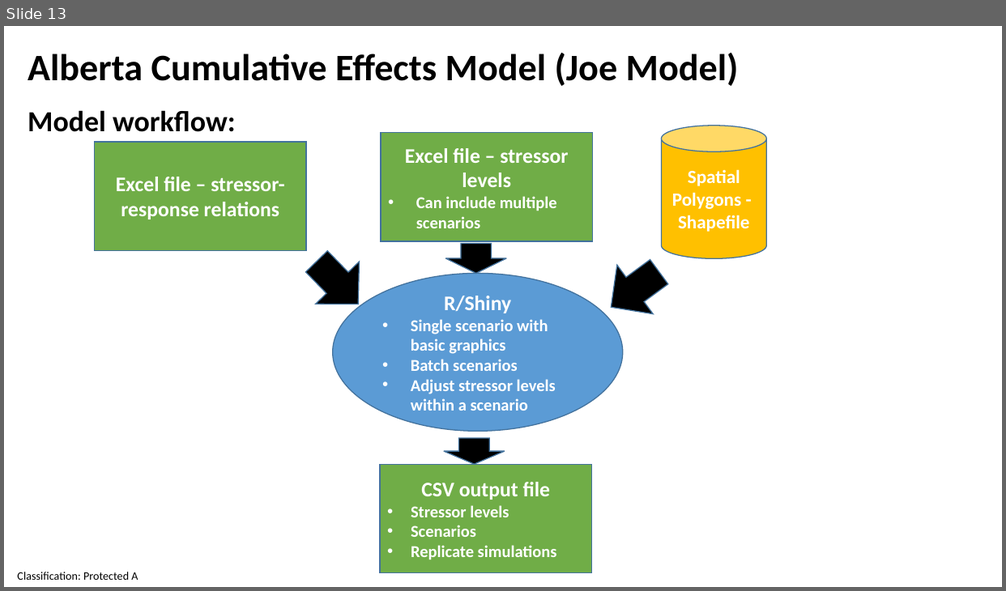
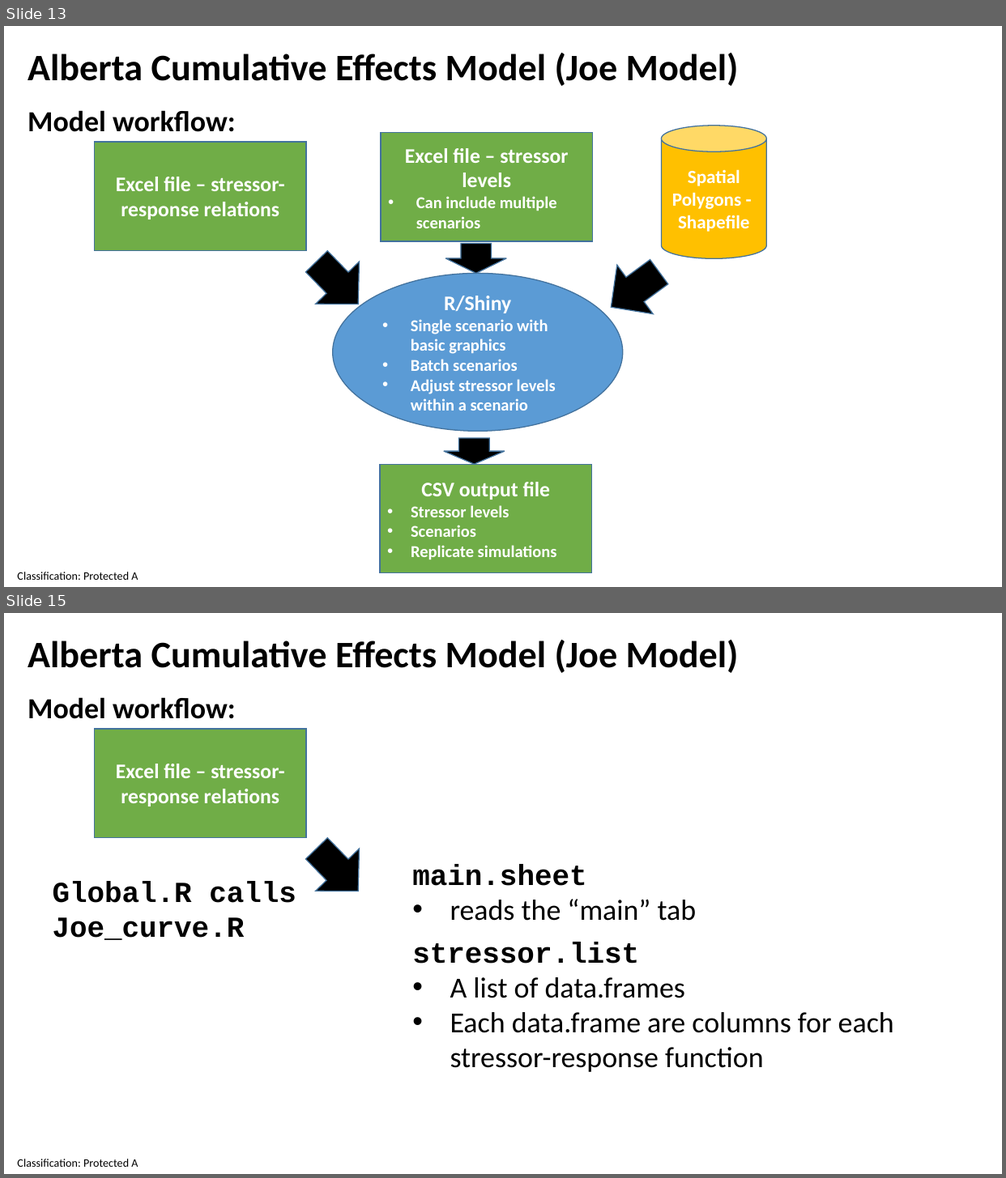
Before and after one commit to andrewpaul68/Shiny_Joe_Models, a slide deck: Joe_Shiny_28April2021.pptx. Shown one above the other, each under a label of ours: slide 13 before the commit, slides 13 and 15 after it; the slides between them are not shown. The pictures are 1006x591 and 1006x1178 pixels, drawn with LibreOffice and Linux fonts; fonts in the diff are those of the drawing. Boxes give left, top, right and bottom in pixels: in the first picture for what was removed or moved away, otherwise in the second. Text is boxed around its words. In the diff, an @@ line names an element or a change of style, - is before the commit and + after.

Commit message:
-pptx updated with more details on the coding work flow. -beta_param function updated with input from Kyle Wilson's analytical solution and checks for inappropriate mean and sd values

```diff
--- a/Joe_Shiny_28April2021.pptx
+++ b/Joe_Shiny_28April2021.pptx
@@ slide 15 added at [4,613,1002,1174], background #FFFFFF; not listed: 1 template element that a slide beside it also shows @@
@@ text added at [27,640,739,673], 36 pt, text #000000, bold @@
+Alberta Cumulative Effects Model (Joe Model)
@@ text added at [27,697,235,719], 28 pt, text #000000, bold @@
+Model workflow:
@@ rectangle added at [95,729,306,837], fill #70AD47, outline #43739E 1 pt, 20 pt, text #FFFFFF, bold @@
+Excel file – stressor-response relations
@@ right arrow added at [296,828,381,913], fill #000000, outline #43739E 1 pt @@
@@ text added at [412,864,697,921], 28 pt, text #000000 @@
+main.sheet
+• reads the “main” tab
@@ text added at [53,882,296,940], 28 pt, text #000000, bold @@
+Global.R calls
+Joe_curve.R
@@ text added at [412,943,894,1072], 28 pt, text #000000 @@
+stressor.list
+• A list of data.frames
+• Each data.frame are columns for each stressor-response function
```
Also in this commit, not shown: 10 other slides added, 1 other file.
